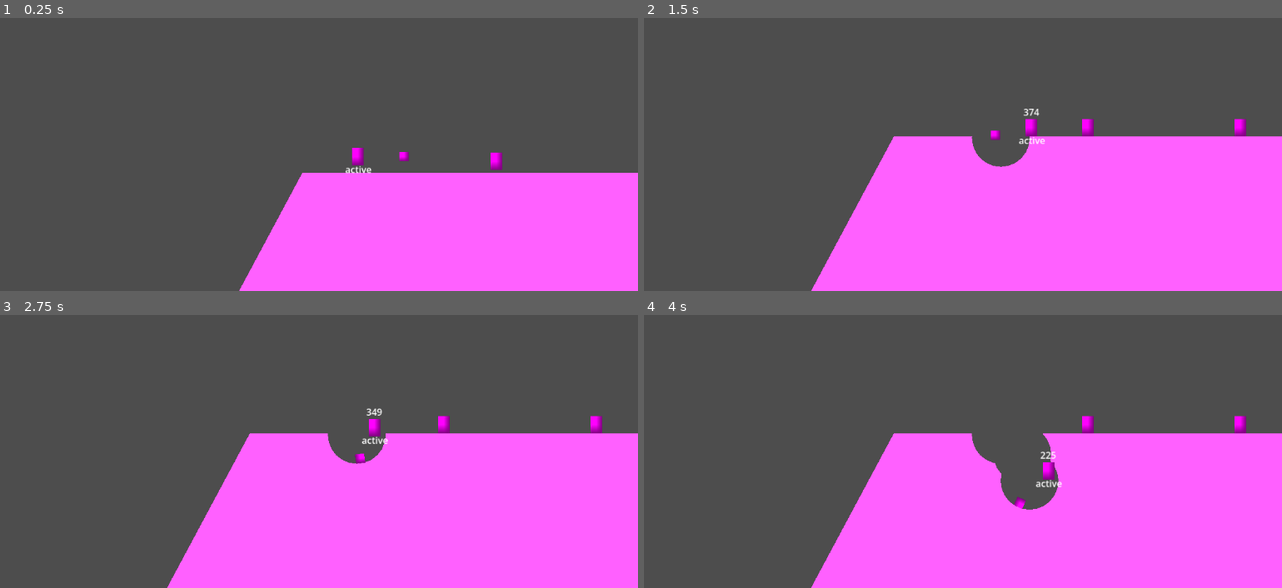
Above: before the commit, frames 1-4 (two rows, left to right).
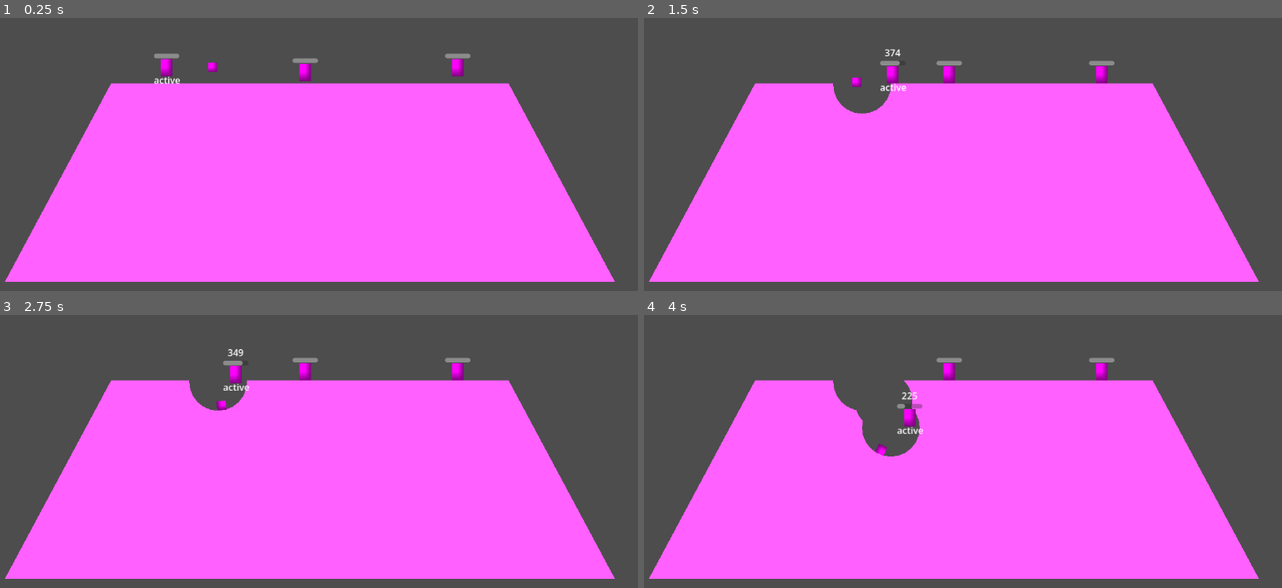
Above: after the commit, the same moments.

Repository: fredchien3/20-game-challenge
Game: Godot game, scene res://main/main.tscn
Two runs of this game, one before a commit and one after it. Both use one fixed random seed, a clock stepped at 60 frames per second and the inputs below.
Inputs (mouse positions are in pixels of both pictures, inside the frame that each line leads up to):
- Up to frame 1 (0.25 s): no input
- Up to frame 2 (1.5 s): tap Enter (ui_accept) at 0.5, 0.77 s; move the mouse to (1096, 86) at 0.52 s; press the mouse at (1096, 86) at 0.53 s; hold D (move_right) from 0.53 s (still down); move the mouse to (816, 121) at 1.27 s; release the mouse at (816, 121) at 1.28 s; tap I at 1.35 s
- Up to frame 3 (2.75 s): tap Enter (ui_accept) at 1.52 s; move the mouse to (370, 317) at 2.02 s; release D (move_right) at 2.03 s; press the mouse at (370, 317) at 2.03 s; hold A (move_left) from 2.03 s (still down)
- Up to frame 4 (4 s): move the mouse to (918, 476) at 2.77 s; release A (move_left) at 2.78 s; release the mouse at (918, 476) at 2.78 s; hold D (move_right) from 2.78 s (still down); tap I at 2.85 s; click (918, 476) at 2.92 s; tap Enter (ui_accept) at 3.02, 3.77 s; move the mouse to (1148, 456) at 3.52 s; press the mouse at (1148, 456) at 3.53 s

The runs differ from the first frame. In frame 1, 44% of the frame differs, in the area x 0-100%, y 13-100%; in frame 2, 36%; in frame 3, 36%; in frame 4, 36%.

Commit message:
Implement Worm health and damage from weapons
- Though it's more verbose, we use the explosion_area.body_entered
because it's instant, whereas get_overlapping_bodies needed a delay
before being able to detect bodies.

Diff:
--- a/7--worms/main/main.gd
+++ b/7--worms/main/main.gd
@@ -10,11 +10,16 @@
 
 func _ready() -> void:
 	worms = get_tree().get_nodes_in_group("worms")
-	worms.sort_custom(left_to_right)
+	worms.sort_custom(func(a, b): return a.global_position.x < b.global_position.x)
 
 	active_worm = worms[active_worm_index]
 	active_worm.active = true
 	camera.global_position = active_worm.global_position
+
+	# Bind weapon spawns
+	for worm in worms:
+		worm.grenade_thrown.connect(_on_worm_grenade_thrown)
+		worm.bazooka_shot.connect(_on_worm_bazooka_shot)
 
 
 func _input(event: InputEvent) -> void:
@@ -24,8 +29,8 @@
 
 func cycle_active_worm():
 	active_worm.active = false
+
 	active_worm_index += 1
-
 	if active_worm_index >= len(worms):
 		active_worm_index = 0
 
@@ -34,6 +39,34 @@
 	camera.global_position = active_worm.global_position
 
 
-func left_to_right(a, b):
-	if a.global_position < b.global_position:
-		return true
+func _on_worm_grenade_thrown(grenade: RigidBody2D) -> void:
+	add_child(grenade)
+	grenade.exploded.connect(_on_explosion)
+
+
+func _on_worm_bazooka_shot(bazooka: RigidBody2D) -> void:
+	add_child(bazooka)
+	bazooka.exploded.connect(_on_explosion)
+
+
+func _on_explosion(pos, radius):
+	terrain.cutout_hole(pos, radius)
+
+	# Apply damage and knockback to any worms in the area of the explosion
+	var explosion_area := Area2D.new()
+	explosion_area.global_position = pos
+	var collision_shape = CollisionShape2D.new()
+	explosion_area.add_child(collision_shape)
+	collision_shape.shape = CircleShape2D.new()
+	collision_shape.shape.radius = radius
+	# TODO: programmatically set "worms" collision layer
+	explosion_area.collision_mask = 2
+	explosion_area.body_entered.connect(_on_explosion_area_body_entered.bind(pos, radius))
+	call_deferred("add_child", explosion_area)
+	await get_tree().create_timer(0.1).timeout
+	explosion_area.queue_free()
+
+
+func _on_explosion_area_body_entered(body, pos, radius):
+	if body.is_in_group("worms"):
+		body.receive_damage_and_knockback(pos, radius)
--- a/7--worms/main/main.tscn
+++ b/7--worms/main/main.tscn
@@ -48,6 +48,7 @@
 position = Vector2(840, 232)
 
 [node name="Camera2D" type="Camera2D" parent="." unique_id=114689593]
+enabled = false
 position_smoothing_enabled = true
 
 [node name="UI" type="CanvasLayer" parent="." unique_id=1764160728]
--- a/7--worms/main/terrain.gd
+++ b/7--worms/main/terrain.gd
@@ -7,19 +7,13 @@
 
 
 func _ready() -> void:
+	# Terrain's CollisionPolygon2D is initialized without a shape -
+	# we programmatically set its shape by copying over from the visual Polygon2D
 	collision.polygon = terrain.polygon
 	collision.global_transform = terrain.global_transform
 
-	for worm in get_tree().get_nodes_in_group("worms"):
-		worm.grenade_thrown.connect(_on_worm_grenade_thrown)
-		worm.bazooka_shot.connect(_on_worm_bazooka_shot)
 
-
-func update_terrain_polygon():
-	collision.polygon = terrain.polygon
-
-
-func _on_explosion(pos, radius):
+func cutout_hole(pos, radius):
 	# Local polygons need to be converted to global space to interact accurately
 	var globalized_terrain_polygon = \
 	terrain.global_transform * terrain.polygon
@@ -41,11 +35,5 @@
 	call_deferred("update_terrain_polygon")
 
 
-func _on_worm_grenade_thrown(grenade: Variant) -> void:
-	add_child(grenade)
-	grenade.exploded.connect(_on_explosion)
-
-
-func _on_worm_bazooka_shot(bazooka: Variant) -> void:
-	add_child(bazooka)
-	bazooka.exploded.connect(_on_explosion)
+func update_terrain_polygon():
+	collision.polygon = terrain.polygon
--- a/7--worms/worm/worm.gd
+++ b/7--worms/worm/worm.gd
@@ -16,8 +16,8 @@
 
 ## Whether it is this worm's turn to move and shoot
 var active = false
-
-@onready var power := 0.0
+var power := 0.0
+var health := 100.0
 
 
 func _physics_process(delta: float) -> void:
@@ -33,6 +33,7 @@
 
 
 # Event-based input handling
+# TODO: Fix bug when camera is in play. Camera makes it so aim becomes offset.
 func _input(event: InputEvent) -> void:
 	if not active:
 		return
@@ -56,6 +57,8 @@
 		$DebugActive.visible = true
 	else:
 		$DebugActive.visible = false
+
+	$Health.value = health
 
 
 func handle_movement_input() -> void:
@@ -94,3 +97,9 @@
 	bazooka.position = position
 	bazooka.apply_impulse(vector)
 	bazooka_shot.emit(bazooka)
+
+
+func receive_damage_and_knockback(_pos, radius):
+	## TODO: consider adding dedicated weapon damage value
+	var weapon_damage = radius * 0.5
+	health -= weapon_damage
--- a/7--worms/worm/worm.tscn
+++ b/7--worms/worm/worm.tscn
@@ -26,9 +26,9 @@
 
 [node name="DebugPower" type="Label" parent="." unique_id=306341189]
 offset_left = -20.0
-offset_top = -39.0
+offset_top = -50.0
 offset_right = 20.0
-offset_bottom = -16.0
+offset_bottom = -27.0
 horizontal_alignment = 1
 
 [node name="DebugActive" type="Label" parent="." unique_id=1653785646]
@@ -37,3 +37,11 @@
 offset_right = 24.0
 offset_bottom = 33.0
 text = "active"
+
+[node name="Health" type="ProgressBar" parent="." unique_id=171208404]
+offset_left = -22.0
+offset_top = -24.0
+offset_right = 22.0
+offset_bottom = -16.0
+value = 50.0
+show_percentage = false
